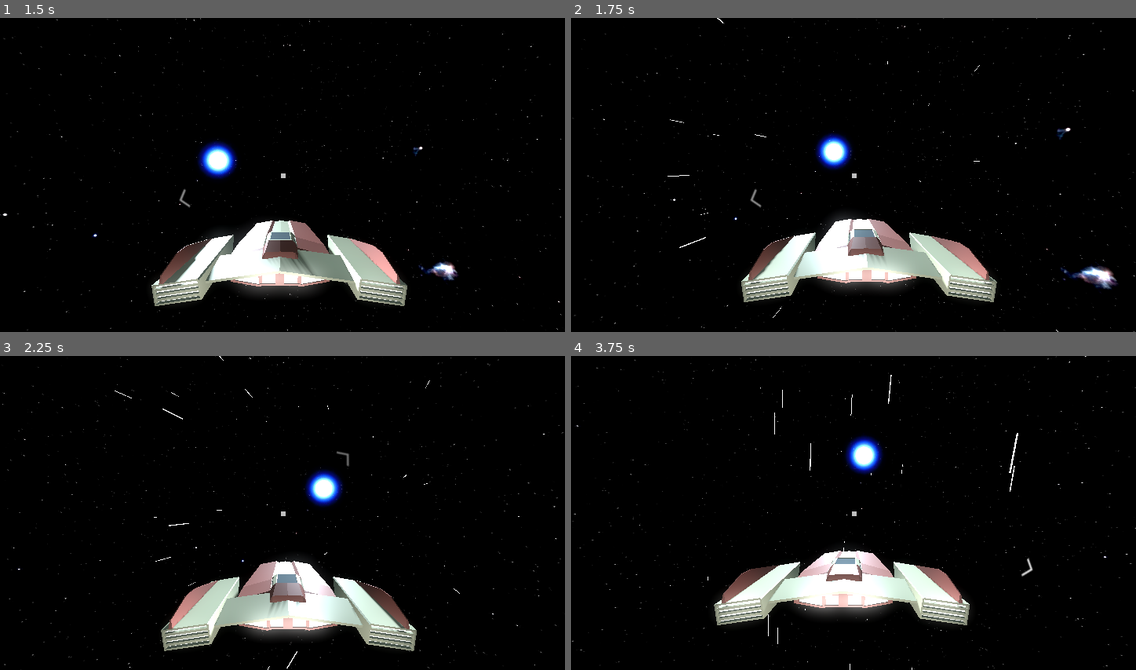
Above: before the commit, frames 1-4 (two rows, left to right).
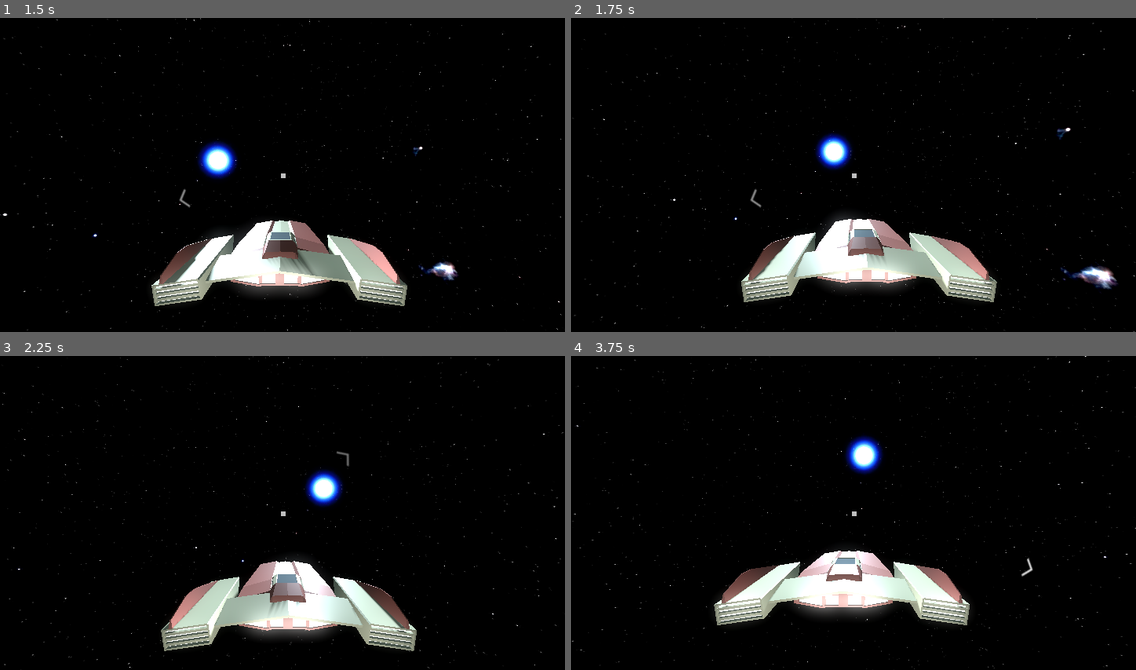
Above: after the commit, the same moments.

Repository: sacul2345/spaceshipGAME
Game: Godot game, scene res://scenes/game_area.tscn
The game is run twice, just before and just after one commit, with the same random seed, the same clock (stepped at 60 frames per second) and the same inputs.
Inputs (mouse positions are in pixels of both pictures, inside the frame that each line leads up to):
- Up to frame 1 (1.5 s): tap Enter at 0.5 s; move the mouse to (406, 159) at 0.52 s; hold E (roll_Right) 0.53-1.28 s; hold F (attack) 0.53-1.28 s; move the mouse to (169, 190) at 1.27 s; hold S (back) from 1.28 s (still down); tap Shift (boost) at 1.35 s
- Up to frame 2 (1.75 s): keep holding S (back)
- Up to frame 3 (2.25 s): move the mouse to (339, 443) at 2.02 s; release S (back) at 2.03 s; hold E (roll_Right) from 2.03 s (still down); hold W (foward) from 2.03 s (still down)
- Up to frame 4 (3.75 s): move the mouse to (825, 575) at 2.77 s; release E (roll_Right) at 2.78 s; release W (foward) at 2.78 s; hold Space (up) 2.78-3.53 s; tap F (attack) at 2.85 s; move the mouse to (1023, 560) at 3.52 s; hold Q (roll_Left) from 3.53 s (still down); hold Shift (boost) from 3.53 s (still down)

Frame 1 is identical in both runs. In frame 2, less than 0.1% of the frame differs, in the area x 17-87%, y 0-100%; in frame 3, less than 0.1%; in frame 4, 0.2%, in the area x 24-80%, y 6-100%.

Commit message:
added some sound effects

Diff:
--- /dev/null
+++ b/scenes/ShipAudio.gd
@@ -0,0 +1,16 @@
+extends AudioStreamPlayer3D
+
+@export var shipRigidBody : RigidBody3D
+@export var engineAmbient : AudioStreamPlayer3D
+@export var engineWah : AudioStreamPlayer3D
+
+func _physics_process(_delta: float) -> void:
+	print("test")
+	if(shipRigidBody != null && engineAmbient != null && engineWah != null):
+		pitch_scale = 1 + shipRigidBody.linear_velocity.length()/150
+		engineAmbient.volume_db = (-5 - shipRigidBody.linear_velocity.length()/5) - 10
+		if(shipRigidBody.linear_velocity.length() > 40):
+			engineWah.volume_db = -60 + (shipRigidBody.linear_velocity.length()/4)
+			engineWah.pitch_scale = shipRigidBody.linear_velocity.length()/150
+		else:
+			engineWah.volume_db = -60
--- a/scenes/Weapons.gd
+++ b/scenes/Weapons.gd
@@ -1,6 +1,7 @@
 extends Node3D
 
 @export var gunTimer : Timer
+@export var gunShot : AudioStreamPlayer3D
 
 var explosionInstance = preload("res://scenes/explosion.tscn")
 
@@ -43,8 +44,8 @@
 	await gunTimer.timeout
 	muzzleFlash()
 	hitScan()
+	gunShot.play()
 	gunTimer.start(gunRPMTimer)
-
 
 
 func muzzleFlash():
--- a/scenes/ship.tscn
+++ b/scenes/ship.tscn
@@ -7,6 +7,11 @@
 [ext_resource type="Script" uid="uid://xdo2blghyipu" path="res://scenes/spaceDust.gd" id="4_anfqm"]
 [ext_resource type="Script" uid="uid://ctl0u3u0xe4v" path="res://scenes/Weapons.gd" id="6_o6kr3"]
 [ext_resource type="Texture2D" uid="uid://dpnxlmbtqty0c" path="res://textures/FOOTAGECRATE-MachingGunMuzzleFlashSide3-prev-full.png" id="7_1luoq"]
+[ext_resource type="AudioStream" uid="uid://wc1b7uiglcao" path="res://gunshot.wav" id="7_03y04"]
+[ext_resource type="AudioStream" uid="uid://cp1fsgr6kdl6p" path="res://engine.wav" id="8_8qiel"]
+[ext_resource type="AudioStream" uid="uid://d1tth2amwplqm" path="res://engine3.wav" id="8_bseor"]
+[ext_resource type="Script" uid="uid://dts242s7lh2sq" path="res://scenes/ShipAudio.gd" id="9_itrim"]
+[ext_resource type="AudioStream" uid="uid://d11vtihx1nofj" path="res://enginewah.wav" id="11_tlr80"]
 
 [sub_resource type="BoxShape3D" id="BoxShape3D_8wen1"]
 size = Vector3(5.66, 0.901, 6.976)
@@ -50,9 +55,10 @@
 target_position = Vector3(2.08165e-12, 2.08165e-12, -1000)
 script = ExtResource("4_56cex")
 
-[node name="Weapons" type="Node3D" parent="shipBody" node_paths=PackedStringArray("gunTimer")]
+[node name="Weapons" type="Node3D" parent="shipBody" node_paths=PackedStringArray("gunTimer", "gunShot")]
 script = ExtResource("6_o6kr3")
 gunTimer = NodePath("gunTimer")
+gunShot = NodePath("Gunshot")
 
 [node name="Gun1" type="RayCast3D" parent="shipBody/Weapons"]
 transform = Transform3D(1.00156, -3.82268e-06, 0.00172365, -1.27316e-06, 1.00156, 0.002961, -0.00172366, -0.00296102, 1.00155, 1.25, 0, -4.6)
@@ -84,6 +90,11 @@
 process_callback = 0
 autostart = true
 
+[node name="Gunshot" type="AudioStreamPlayer3D" parent="shipBody/Weapons"]
+stream = ExtResource("7_03y04")
+volume_db = -10.0
+pitch_scale = 1.5
+
 [node name="spaceDust" type="Node3D" parent="shipBody" node_paths=PackedStringArray("shipRigidBody", "particles")]
 script = ExtResource("4_anfqm")
 shipRigidBody = NodePath("..")
@@ -107,6 +118,27 @@
 gravity = Vector3(0, 0, 0)
 scale_amount_max = 100.0
 
+[node name="Engine" type="AudioStreamPlayer3D" parent="shipBody" node_paths=PackedStringArray("shipRigidBody", "engineAmbient", "engineWah")]
+stream = ExtResource("8_bseor")
+volume_db = -10.0
+pitch_scale = 0.5
+autoplay = true
+script = ExtResource("9_itrim")
+shipRigidBody = NodePath("..")
+engineAmbient = NodePath("EngineAmbient")
+engineWah = NodePath("EngineWah")
+
+[node name="EngineAmbient" type="AudioStreamPlayer3D" parent="shipBody/Engine"]
+stream = ExtResource("8_8qiel")
+volume_db = -10.0
+pitch_scale = 0.5
+autoplay = true
+
+[node name="EngineWah" type="AudioStreamPlayer3D" parent="shipBody/Engine"]
+stream = ExtResource("11_tlr80")
+volume_db = -15.0
+autoplay = true
+
 [connection signal="hasTarget" from="shipBody/ThirdPersonCam/ViewRayCast" to="shipBody/Weapons" method="_on_view_ray_cast_has_target"]
 [connection signal="tree_entered" from="shipBody/ThirdPersonCam/ViewRayCast" to="shipBody/Weapons" method="_on_view_ray_cast_tree_entered"]
 [connection signal="tree_entered" from="shipBody/Weapons/Gun1" to="shipBody/Weapons" method="_on_gun_1_tree_entered"]
--- a/scenes/spaceDust.gd
+++ b/scenes/spaceDust.gd
@@ -9,7 +9,7 @@
 func _physics_process(_delta: float) -> void:
 	if(shipRigidBody != null && particles != null):
 		shipSpeed = shipRigidBody.linear_velocity.length()
-		if(shipSpeed > 10):
+		if(shipSpeed > 45):
 			particles.emitting = true
 			look_at(global_position - shipRigidBody.linear_velocity, Vector3.FORWARD)
 		else:
Not shown, added: engine.wav.import
Not shown, added: engine3.wav.import
Not shown, added: enginewah.wav.import
Not shown, changed: export_presets.cfg
Not shown, added: gunshot.wav.import
Not shown, added: scenes/ShipAudio.gd.uid
Not shown: 1 places in scenes/ship.tscn that only renumber resources
Not shown, added: engine.wav
Not shown, added: engine3.wav
Not shown, added: enginewah.wav
Not shown, added: gunshot.wav
